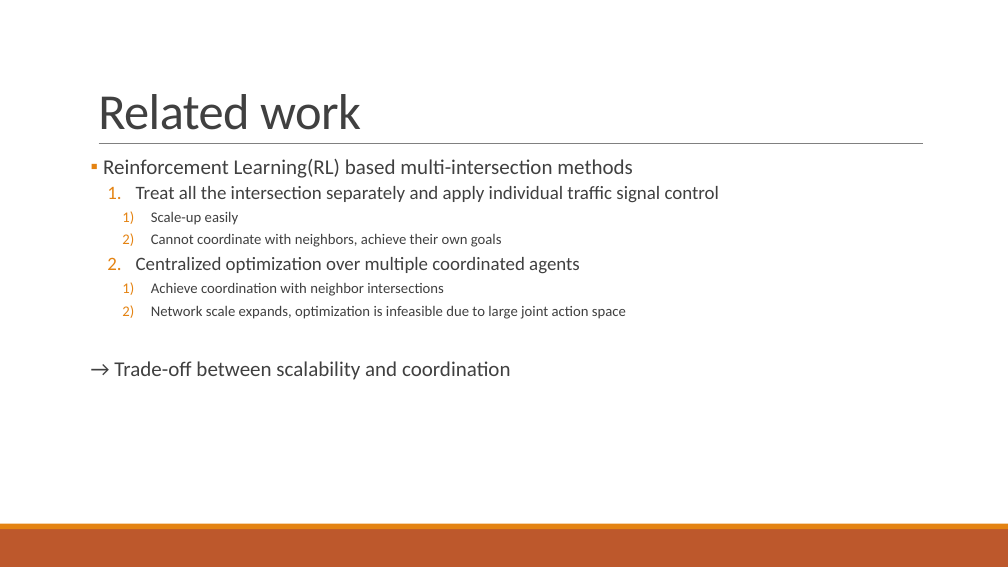
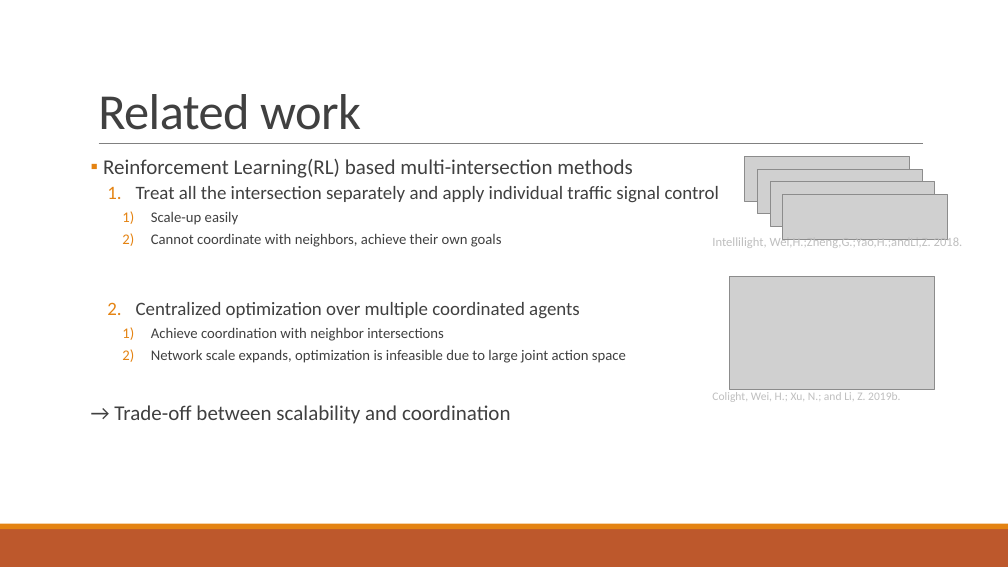
Before and after one commit to 3neutronstar/traffic-optimization_RL, a slide deck: slide 18 of 1st_Seminar(강민수).pptx. Drawn at 1008x567 pixels with LibreOffice and Linux fonts; fonts in the diff are those of the drawing; grey boxes stand for pictures. Boxes give left, top, right and bottom in pixels: in the first picture for what was removed or moved away, otherwise in the second. Text is boxed around its words. In the diff, an @@ line names an element or a change of style, - is before the commit and + after.

```diff
--- a/1st_Seminar(강민수).pptx
+++ b/1st_Seminar(강민수).pptx
@@ text "Reinforcement Learning(RL) based multi-intersection methods" rewrapped from (103,159,719,380) to (103,159,719,424) @@
@@ group added at (745,157,948,239): 4 pictures @@
@@ text added at (712,236,963,248), 12 pt, text #BFBFBF @@
+Intellilight, Wei,H.;Zheng,G.;Yao,H.;andLi,Z. 2018.
@@ picture added at (729,276,935,389) @@
@@ text added at (712,392,900,402), 11 pt, text #BFBFBF @@
+Colight, Wei, H.; Xu, N.; and Li, Z. 2019b.
```
Also in this commit, not shown: 9 other slides changed, 10 slides added, 3 slides removed, 2 other files.
